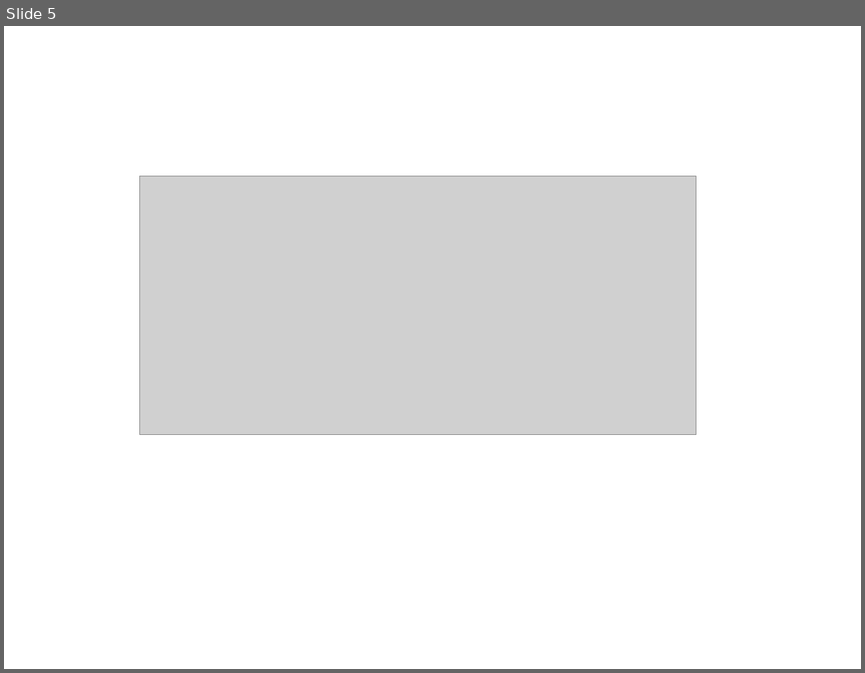
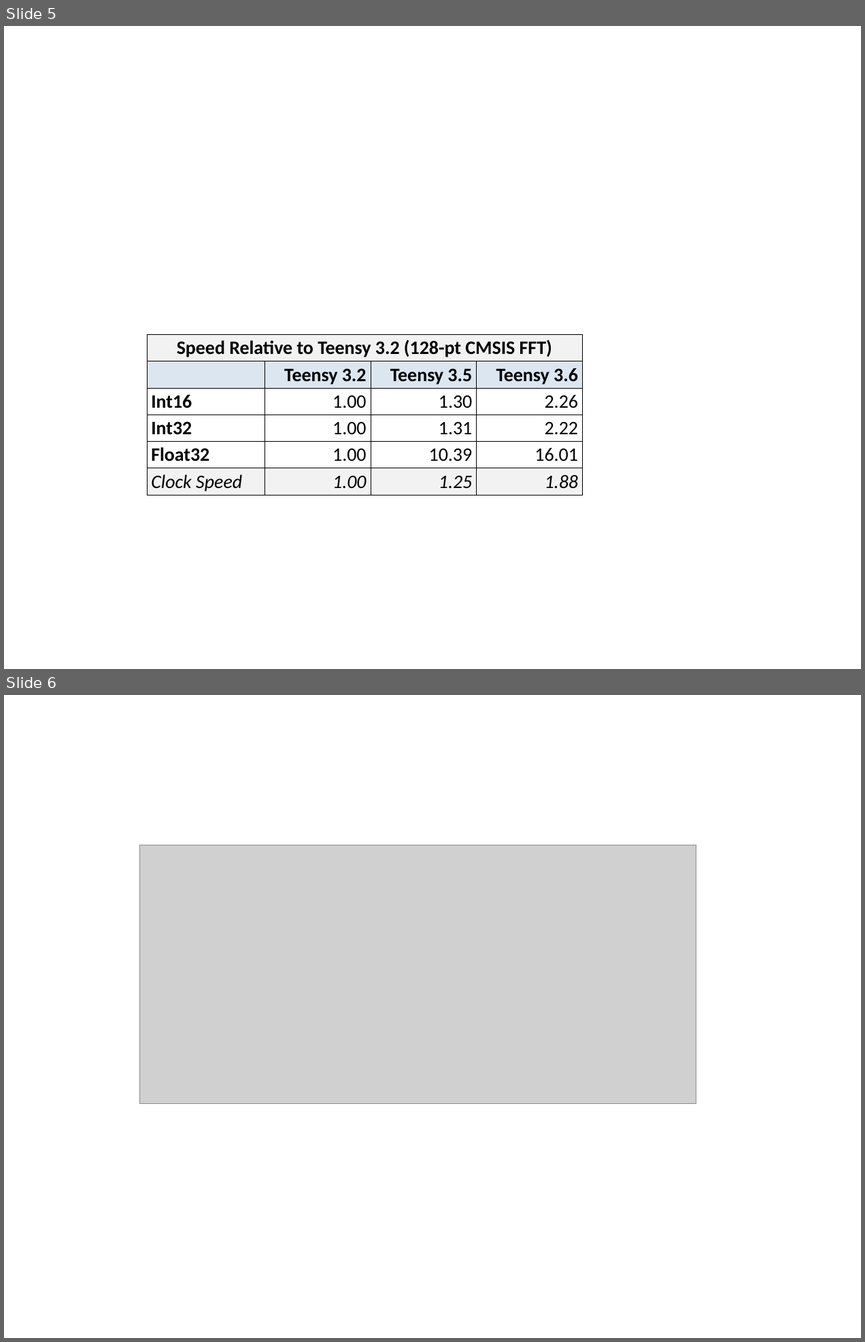
Before and after one commit to chipaudette/OpenAudio_blog, a slide deck: 2016-10-06 Teensy FFT Speed/Figures.pptx. Shown one above the other, each under a label of ours: slide 5 before the commit, slides 5 and 6 after it. The pictures are 865x673 and 865x1342 pixels, drawn with LibreOffice and Linux fonts; fonts in the diff are those of the drawing; grey boxes stand for pictures. Boxes give left, top, right and bottom in pixels: in the first picture for what was removed or moved away, otherwise in the second. Text is boxed around its words. In the diff, an @@ line names an element or a change of style, - is before the commit and + after.

Commit message:
TeensyFFT: update figures?

```diff
--- a/2016-10-06 Teensy FFT Speed/Figures.pptx
+++ b/2016-10-06 Teensy FFT Speed/Figures.pptx
@@ slide 5 added at <box>4,26,861,669</box>, background #FFFFFF @@
@@ table added at <box>147,335,584,494</box>, 6 rows, 4 columns @@
+Speed Relative to Teensy 3.2 (128-pt CMSIS FFT) |  |  | 
+ | Teensy 3.2 | Teensy 3.5 | Teensy 3.6
+Int16 | 1.00 | 1.30 | 2.26
+Int32 | 1.00 | 1.31 | 2.22
+Float32 | 1.00 | 10.39 | 16.01
+Clock Speed | 1.00 | 1.25 | 1.88
@@ what was slide 5 is now slide 6 @@
```
Also in this commit, not shown: 1 other file.
